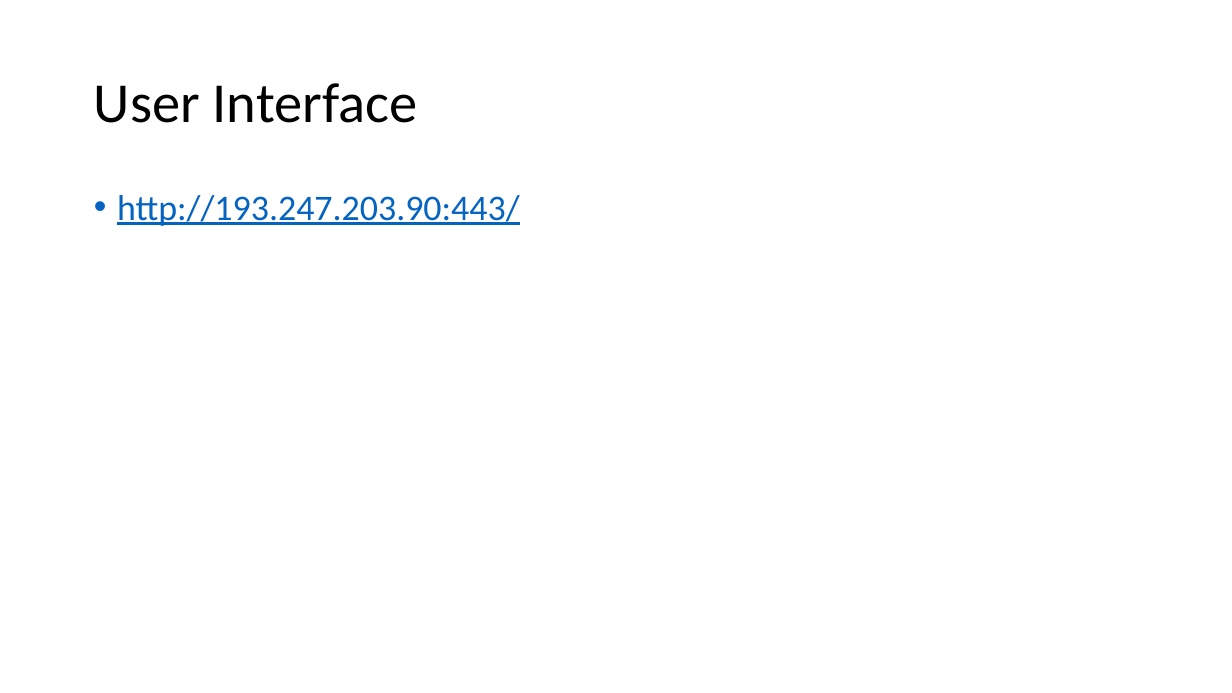
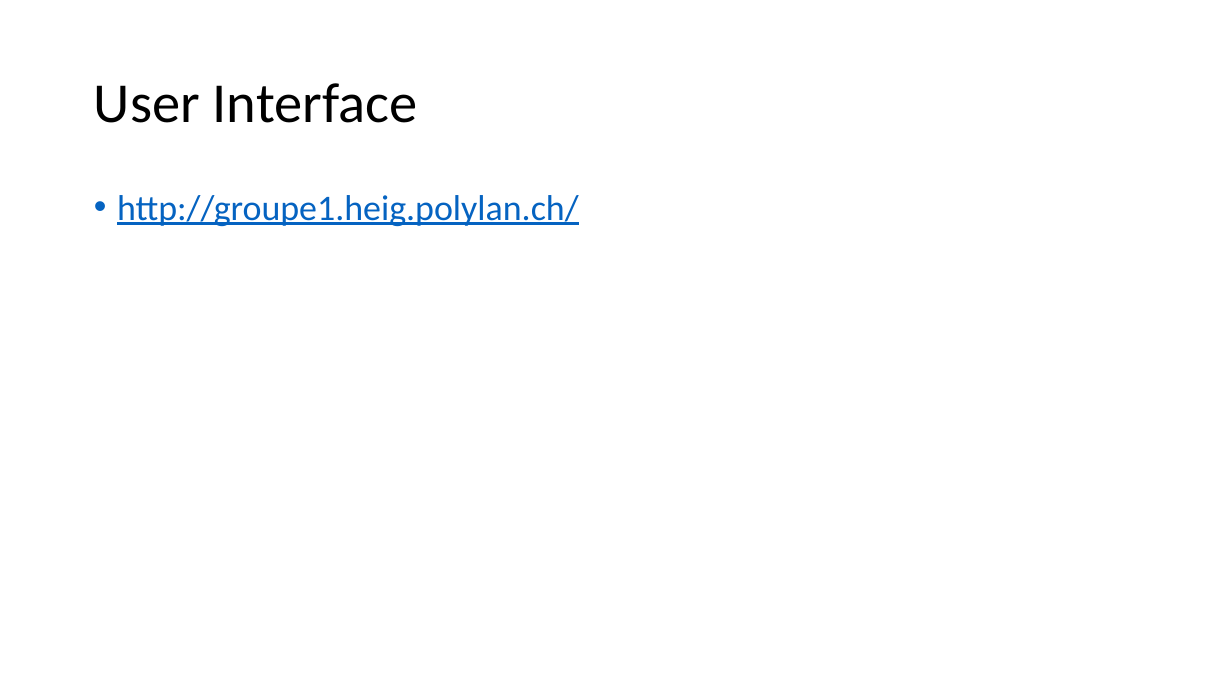
Before and after one commit to adrienbarth/Teaching-HEIGVD-IOT-2020-Project-Air-Quality, a slide deck: slide 6 of HEIGVD-VD IOT.pptx. Drawn at 1232x693 pixels with LibreOffice and Linux fonts; fonts in the diff are those of the drawing. Boxes give left, top, right and bottom in pixels: in the first picture for what was removed or moved away, otherwise in the second. Text is boxed around its words. In the diff, an @@ line names an element or a change of style, - is before the commit and + after.

```diff
--- a/HEIGVD-VD IOT.pptx
+++ b/HEIGVD-VD IOT.pptx
@@ text at <box>117,195,579,226</box>: text changed @@
-• http://193.247.203.90:443/
+• http://groupe1.heig.polylan.ch/
```
Also in this commit, not shown: 4 other slides changed, 1 slide added, 1 slide removed, 1 other file.
